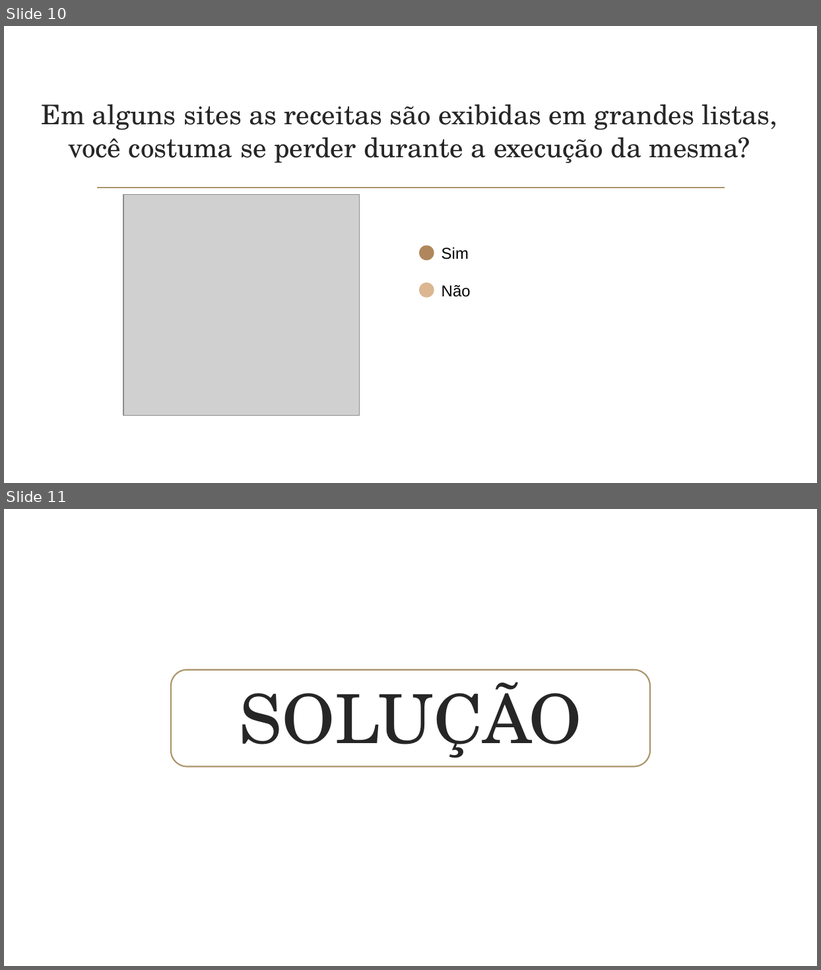
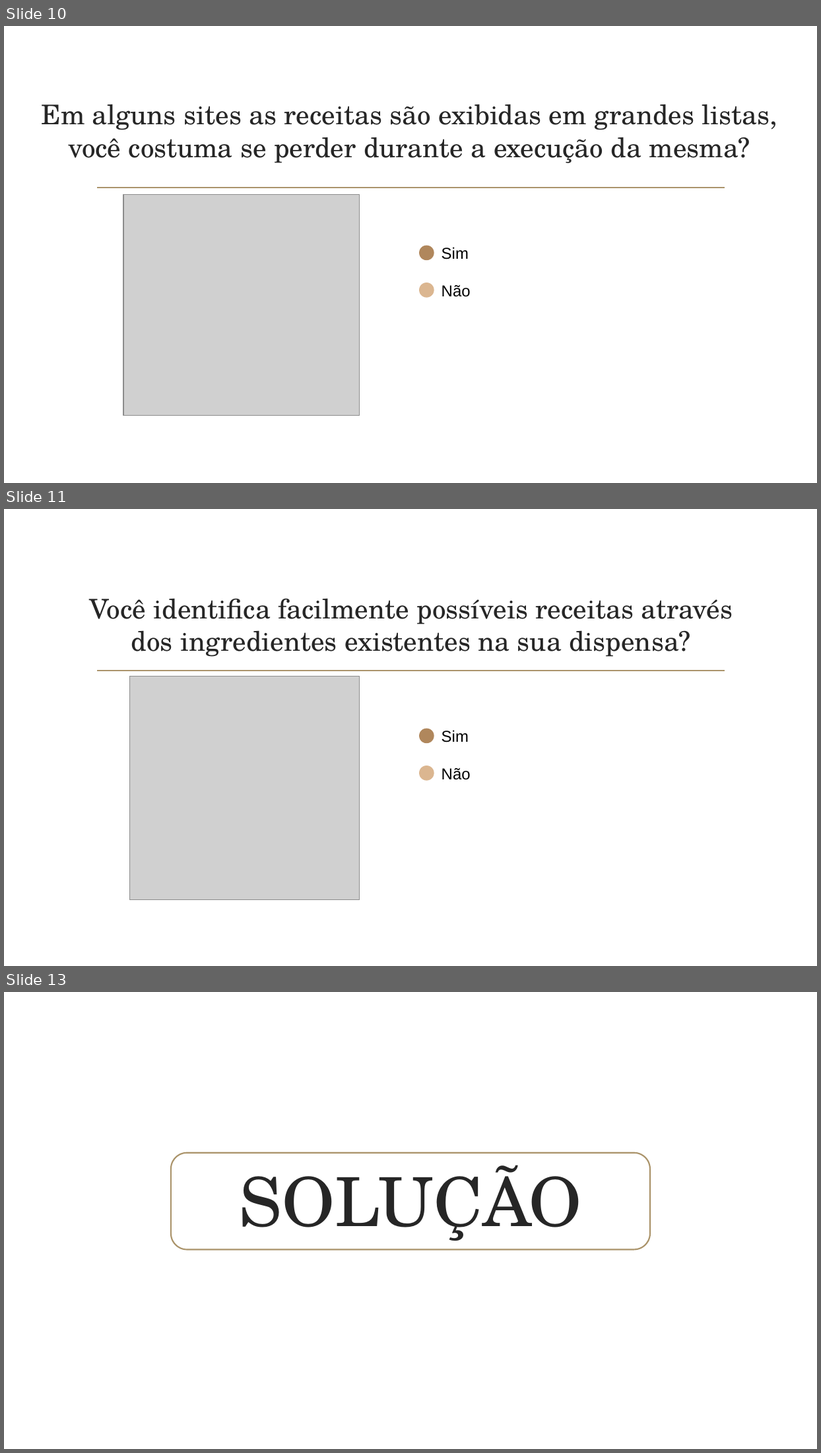
Before and after one commit to papletscook/letscook-doc, a slide deck: projeto/LetsCook_04.pptx. Shown one above the other, each under a label of ours: slides 10 and 11 before the commit, slides 10, 11 and 13 after it; the slides between them are not shown. The pictures are 821x970 and 821x1453 pixels, drawn with LibreOffice and Linux fonts; fonts in the diff are those of the drawing; grey boxes stand for pictures; background and template pictures are left out. Boxes give left, top, right and bottom in pixels: in the first picture for what was removed or moved away, otherwise in the second. Text is boxed around its words. In the diff, an @@ line names an element or a change of style, - is before the commit and + after.

```diff
--- a/projeto/LetsCook_04.pptx
+++ b/projeto/LetsCook_04.pptx
@@ slide 11 added at <box>4,509,817,966</box>, background picture (left out); not listed: 1 template element that a slide beside it also shows @@
@@ title added at <box>90,598,733,657</box>, 24 pt, text #262626 @@
+Você identifica facilmente possíveis receitas através dos ingredientes existentes na sua dispensa?
@@ picture added at <box>129,676,359,900</box> @@
@@ ellipse added at <box>420,729,433,743</box>, fill #B0875C, outline #B0875C 1.25 pt @@
@@ text added at <box>442,730,471,780</box>, 14 pt, text #000000 @@
+Sim
+Não
@@ ellipse added at <box>420,767,433,780</box>, fill #DBB690, outline #DBB690 1.25 pt @@
@@ what was slide 11 is now slide 13 @@
```
Also in this commit, not shown: 3 slides changed, 1 other slide added.
